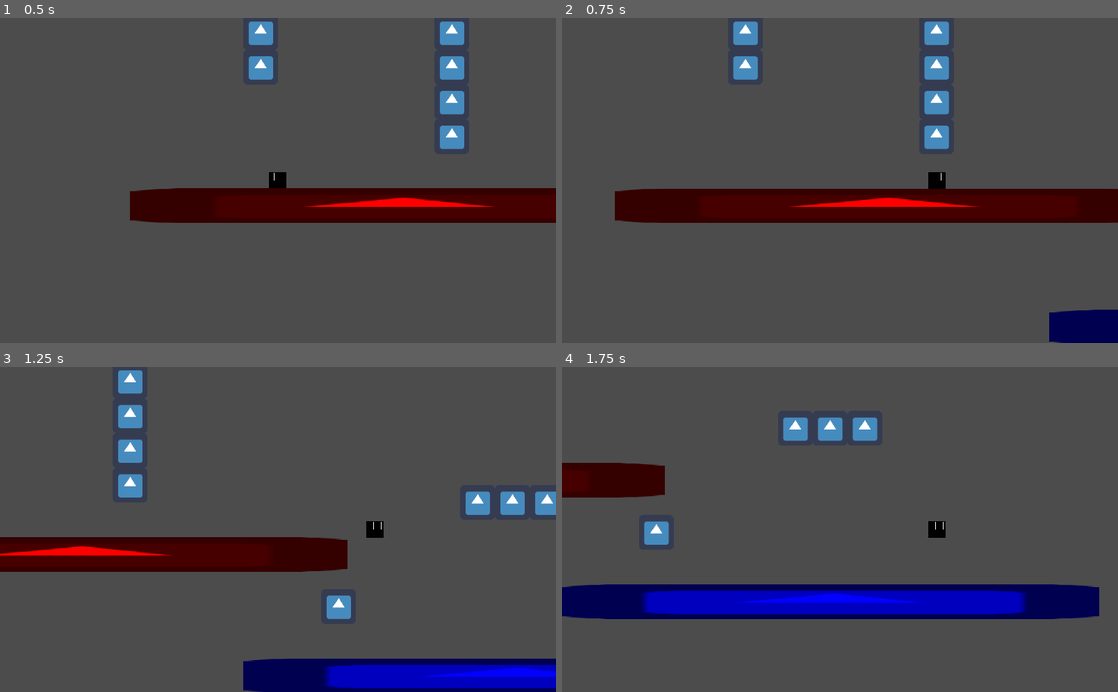
Above: before the commit, frames 1-4 (two rows, left to right).
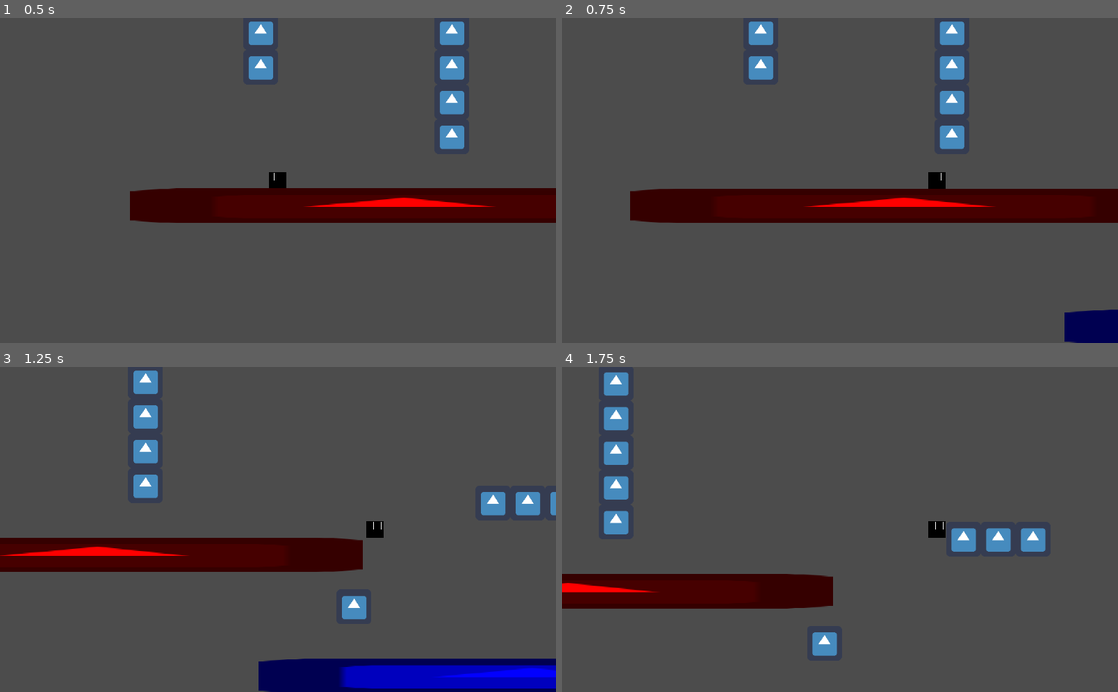
Above: after the commit, the same moments.

Repository: Zerotodeath/Unnamed-Game
Game: Godot game, scene res://Practice_Scene.tscn
Two runs of this game, one before a commit and one after it. Both use one fixed random seed, a clock stepped at 60 frames per second and the inputs below. The engine's default icon, where the game draws it, is replaced by a stand-in: a white triangle on a blue panel in a dark square.
Inputs:
- Up to frame 1 (0.5 s): no input
- Up to frame 2 (0.75 s): tap Enter at 0.5 s; hold D (Input_right) from 0.53 s (still down); hold C (Input_dash) from 0.53 s (still down)
- Up to frame 3 (1.25 s): keep holding D (Input_right); keep holding C (Input_dash); tap W (Input_up) at 0.77 s
- Up to frame 4 (1.75 s): keep holding D (Input_right); release C (Input_dash) at 1.28 s; tap Space (Input_space) at 1.35 s; tap W (Input_up) at 1.52 s

Frame 1 is identical in both runs. In frame 2, 3.4% of the frame differs, in the area x 9-99%, y 1-100%; in frame 3, 4.5%; in frame 4, 18%, in the area x 0-97%, y 1-89%.

Commit message:
Update player.gd

Diff:
--- a/Snow thing/player.gd
+++ b/Snow thing/player.gd
@@ -2,7 +2,7 @@
 
 const UP = Vector2(0, -1)
 const ACCEL = 50
-const DASH_SPEED = 950
+const DASH_SPEED = 850
 
 var Max_speed = 450
 
